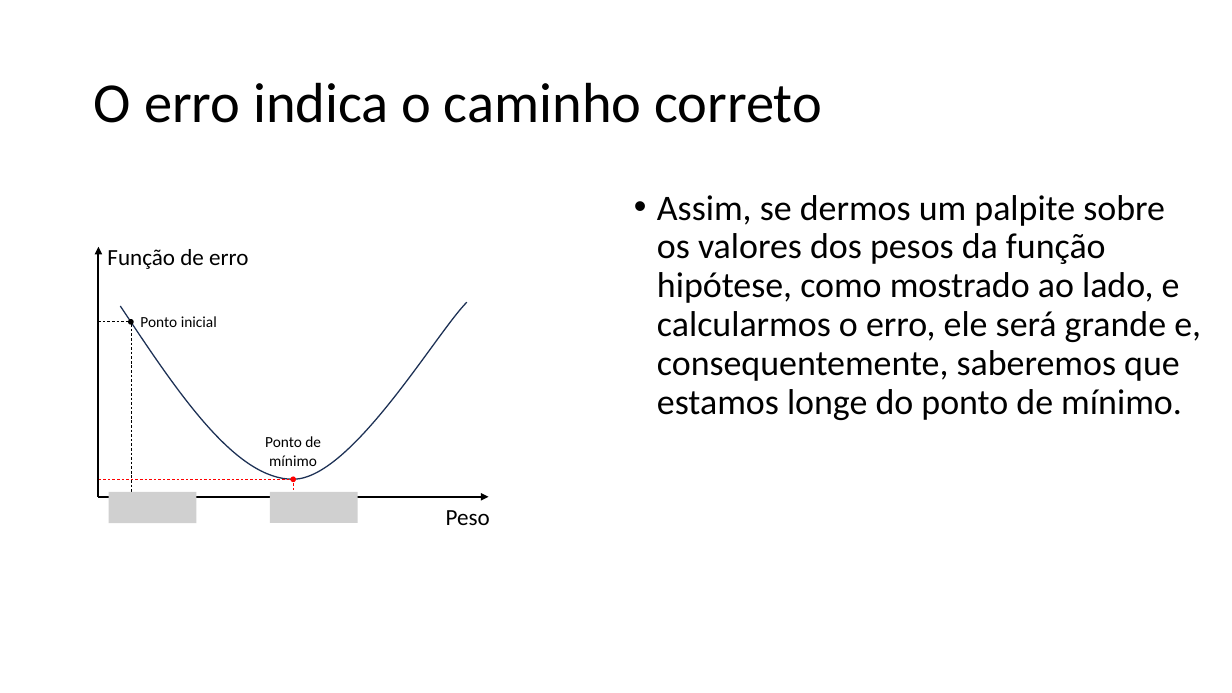
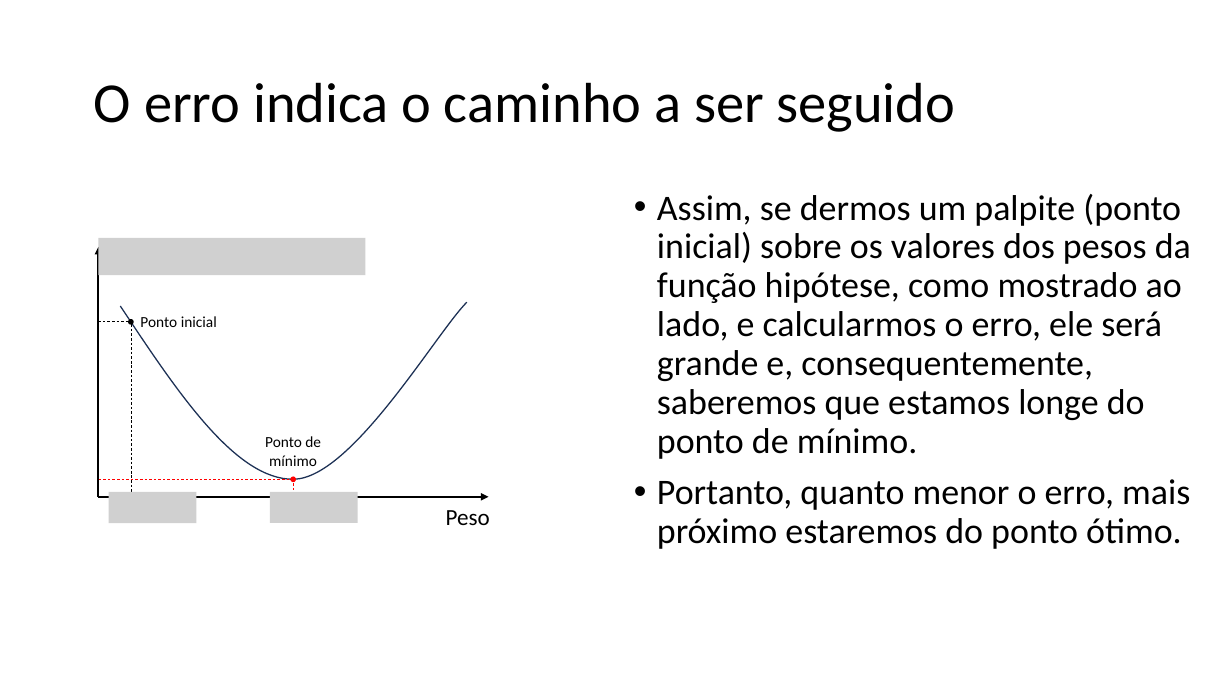
Before and after one commit to zz4fap/tp557-iot-ml, a slide deck: slide 6 of slides/TP557_6_Minimizando_o_erro.pptx. Drawn at 1232x693 pixels with LibreOffice and Linux fonts; fonts in the diff are those of the drawing; grey boxes stand for pictures. Boxes give left, top, right and bottom in pixels: in the first picture for what was removed or moved away, otherwise in the second. Text is boxed around its words. In the diff, an @@ line names an element or a change of style, - is before the commit and + after.

```diff
--- a/slides/TP557_6_Minimizando_o_erro.pptx
+++ b/slides/TP557_6_Minimizando_o_erro.pptx
@@ title at bbox=[94, 82, 956, 132]: text changed @@
-O erro indica o caminho correto
+O erro indica o caminho a ser seguido
@@ text at bbox=[657, 194, 1191, 549]: text changed @@
-• Assim, se dermos um palpite sobre os valores dos pesos da função hipótese, como mostrado ao lado, e calcularmos o erro, ele será grande e, consequentemente, saberemos que estamos longe do ponto de mínimo.
+• Assim, se dermos um palpite (ponto inicial) sobre os valores dos pesos da função hipótese, como mostrado ao lado, e calcularmos o erro, ele será grande e, consequentemente, saberemos que estamos longe do ponto de mínimo.
+• Portanto, quanto menor o erro, mais próximo estaremos do ponto ótimo.
@@ picture added at bbox=[99, 238, 366, 274] @@
@@ text removed at bbox=[107, 249, 248, 269] @@
-Função de erro
```
Also in this commit, not shown: 7 other slides changed, 1 slide added.
